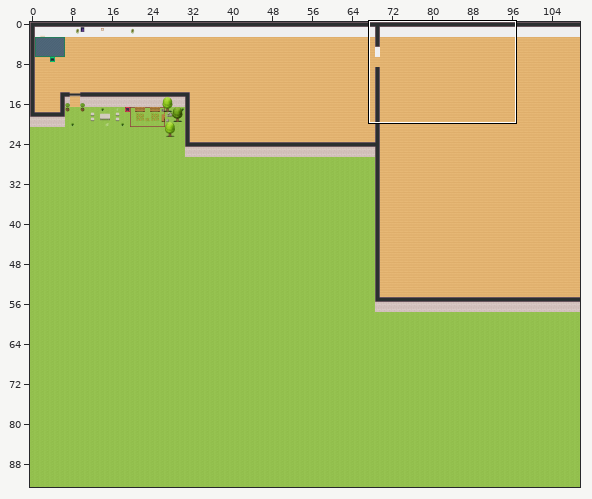
Two versions of a level (Tiled map (JSON), maps/map.tmj). Above, an overview of the earlier version with the close-up marked.
Close-up. Before the edit:
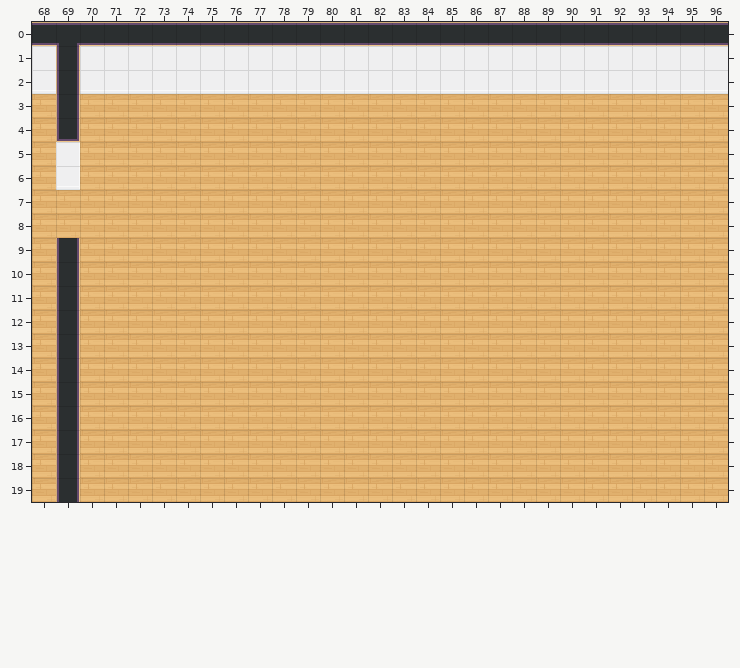
Cells are 32x32 px. Shown: x 68..96, y 0..19. The commit also changed other parts of the map, which this record leaves out.
And afterwards:
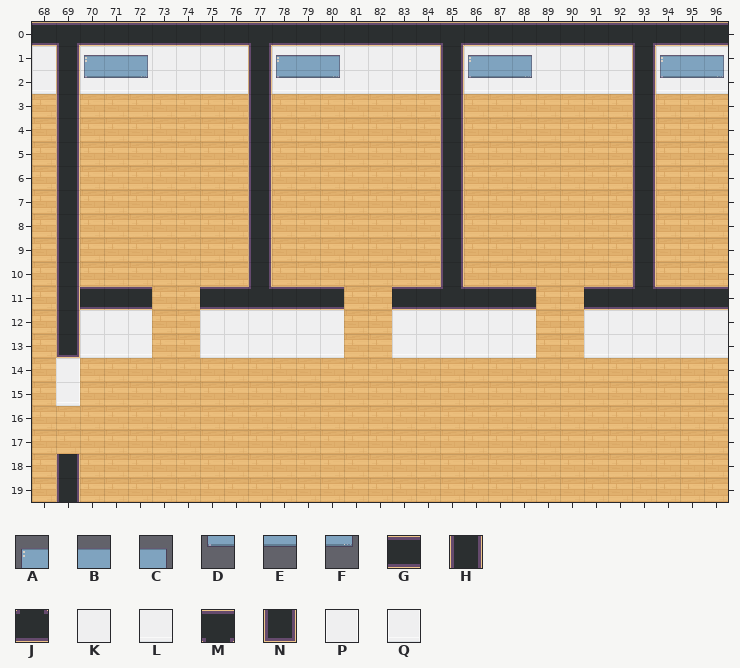
Key: from "WA_Miscellaneous": A 40, B 41, C 42, D 50, E 51, F 52; from "WA_Room_Builder": G 95, H 102, J 110, K 119, L 144, M 160, N 271, P 296, Q 321.
_ is an empty cell.
The edit:
Layer "walls/walls1":
The author put tile G in row 11 at x 70 to 72, 75 to 76, 78 to 80, 83 to 84, 86 to 88, 91 to 92 and 94 to 96.
Tile K becomes tile H in row 1 at x 77, 85 and 93.
Tile L becomes tile H in row 2 at x 77, 85 and 93.
Tile N becomes tile H in row 4 at x 69.
Tile P becomes tile H in row 5 at x 69.
Tile Q becomes tile H in row 6 at x 69.
The author put tile H in rows 3 to 6 at x 77, 85 and 93; in rows 7 to 8 at x 69, 77, 85 and 93; in rows 9 to 10 at x 77, 85 and 93.
The author put tile J in row 11 at x 77, 85 and 93.
The author put tile K in row 12 at x 70 to 72, 75 to 80, 83 to 88 and 91 to 96.
The author put tile L in row 13 at x 70 to 72, 75 to 80, 83 to 88 and 91 to 96.
Tile G becomes tile M in row 0 at x 77, 85 and 93.
Tile H becomes tile N in row 13 at x 69.
Tile H becomes tile P in row 14 at x 69.
Tile H becomes tile Q in row 15 at x 69.
Tile H is gone in rows 16 to 17 at x 69.
Layer "walls/walls2":
The author put tile A in row 1 at x 70, 78, 86 and 94.
The author put tile B in row 1 at x 71, 79, 87 and 95.
The author put tile C in row 1 at x 72, 80, 88 and 96.
The author put tile D in row 2 at x 70, 78, 86 and 94.
The author put tile E in row 2 at x 71, 79, 87 and 95.
The author put tile F in row 2 at x 72, 80, 88 and 96.
Changed places in both close-ups, as pixel boxes (x1, y1, x2, y2):
changed: (200, 43, 344, 358)
changed: (392, 43, 536, 358)
changed: (584, 43, 728, 358)
added: (84, 55, 148, 78)
changed: (56, 139, 80, 238)
changed: (56, 286, 152, 454)
